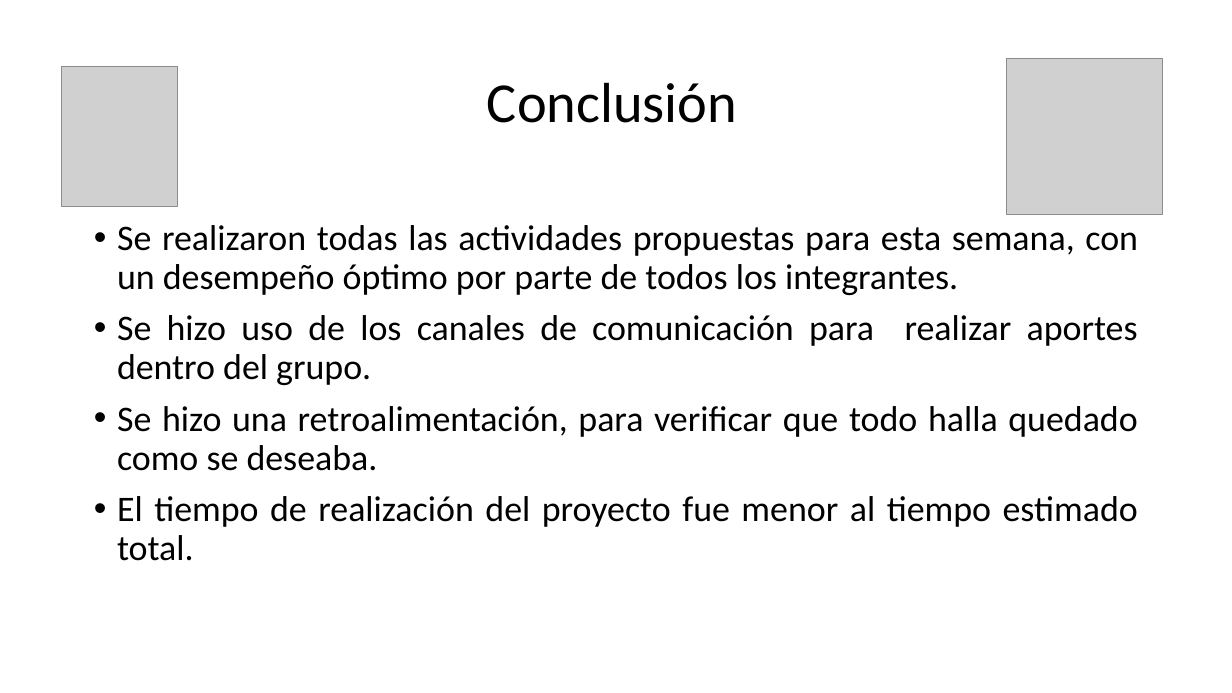
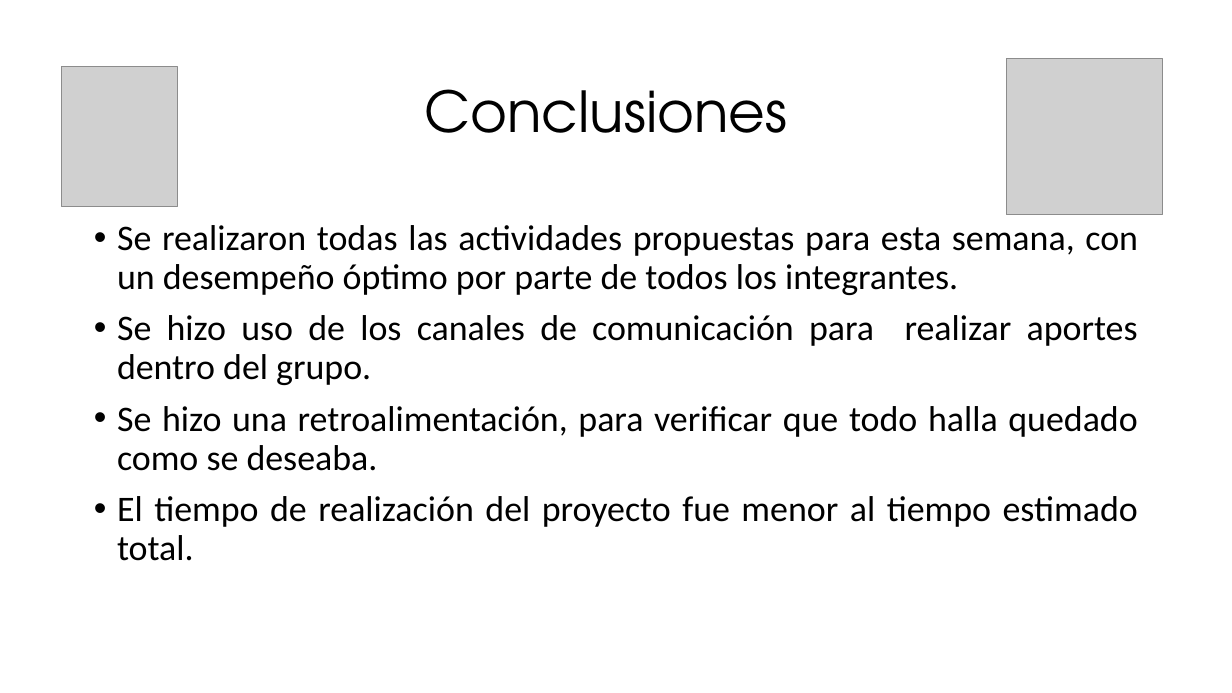
Before and after one commit to SantiagoGaleano/METFOR, a slide deck: slide 11 of Primera Entrega/Presentación.pptx. Drawn at 1232x693 pixels with LibreOffice and Linux fonts; fonts in the diff are those of the drawing; grey boxes stand for pictures. Boxes give left, top, right and bottom in pixels: in the first picture for what was removed or moved away, otherwise in the second. Text is boxed around its words. In the diff, an @@ line names an element or a change of style, - is before the commit and + after.

Commit message:
Presentacion actualizada

```diff
--- a/Primera Entrega/Presentación.pptx
+++ b/Primera Entrega/Presentación.pptx
@@ title at box(425, 89, 788, 133): text changed; font Calibri to TeX Gyre Adventor @@
-Conclusión
+Conclusiones
```
